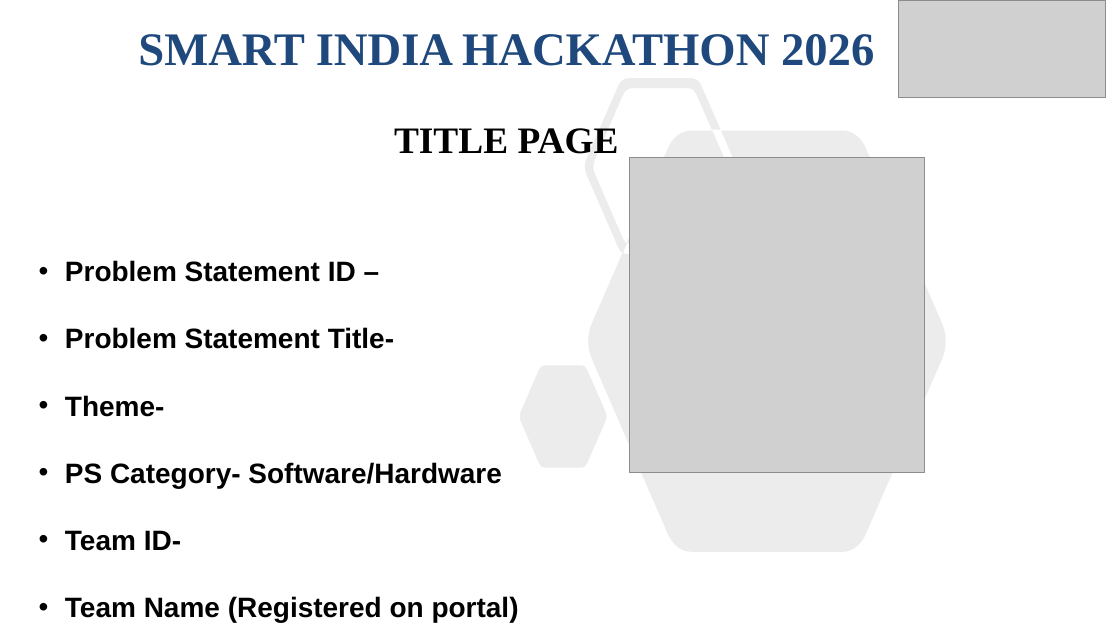
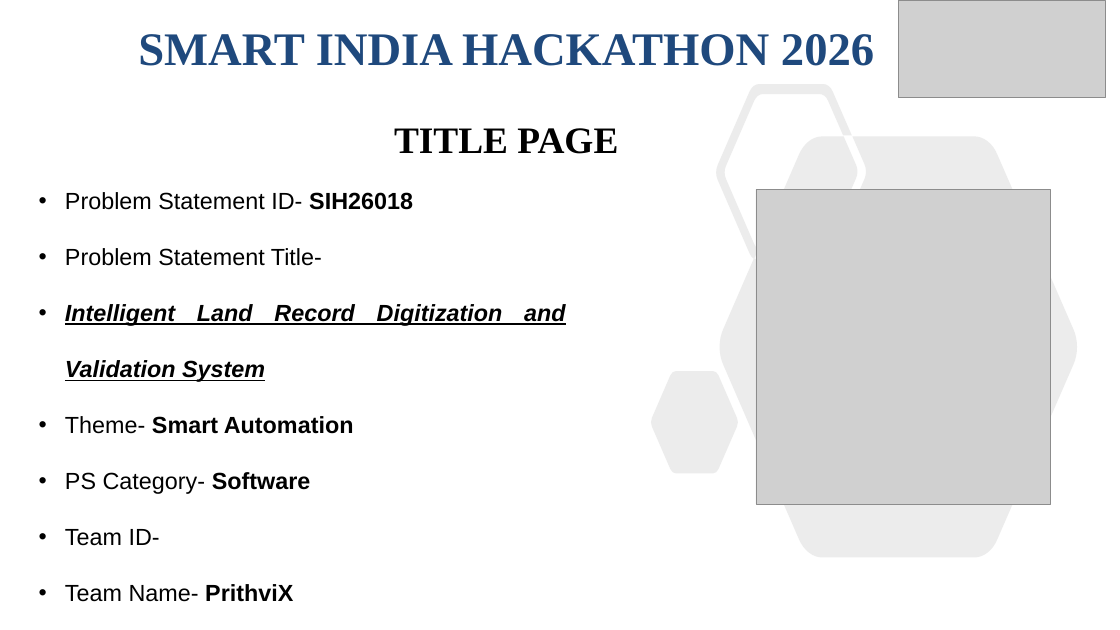
Before and after one commit to anushgs7/SIH-documentation, a slide deck: slide 1 of ppt/SIH2026-IDEA-Presentation-Format.pptx. Drawn at 1120x630 pixels with LibreOffice and Linux fonts; fonts in the diff are those of the drawing; grey boxes stand for pictures. Boxes give left, top, right and bottom in pixels: in the first picture for what was removed or moved away, otherwise in the second. Text is boxed around its words. In the diff, an @@ line names an element or a change of style, - is before the commit and + after.

Commit message:
Research v2.0
Has the ppt ready
has some chatGPT image added

```diff
--- a/ppt/SIH2026-IDEA-Presentation-Format.pptx
+++ b/ppt/SIH2026-IDEA-Presentation-Format.pptx
@@ freeform shape: place and size @@
-freeform shape at [520, 78, 946, 552]
+freeform shape at [651, 84, 1077, 558]
@@ text "Problem Statement ID- SIH26018": place and size @@
-text "Problem Statement ID- SIH26018" at [65, 260, 519, 622]
+text "Problem Statement ID- SIH26018" at [65, 192, 565, 602]
@@ text at [65, 192, 413, 210]: text changed; size 24 to 20 pt; bold off @@
-• Problem Statement ID –
+• Problem Statement ID- SIH26018
@@ picture: place and size @@
-picture at [630, 158, 924, 473]
+picture at [756, 189, 1050, 504]
@@ text at [65, 248, 322, 546]: size 24 to 20 pt, bold off in "Problem Statement Title-", "Team ID-" @@
@@ text at [65, 304, 565, 494]: text changed; size 24 to 20 pt; italic on @@
-• Theme-
-• PS Category- Software/Hardware
+• Intelligent Land Record Digitization and Validation System
+• Theme- Smart Automation
+• PS Category- Software
@@ text at [65, 584, 293, 602]: text changed; size 24 to 20 pt; bold off @@
-• Team Name (Registered on portal)
+• Team Name- PrithviX
```
Also in this commit, not shown: 5 slides added, 6 slides removed, 6 other files.
